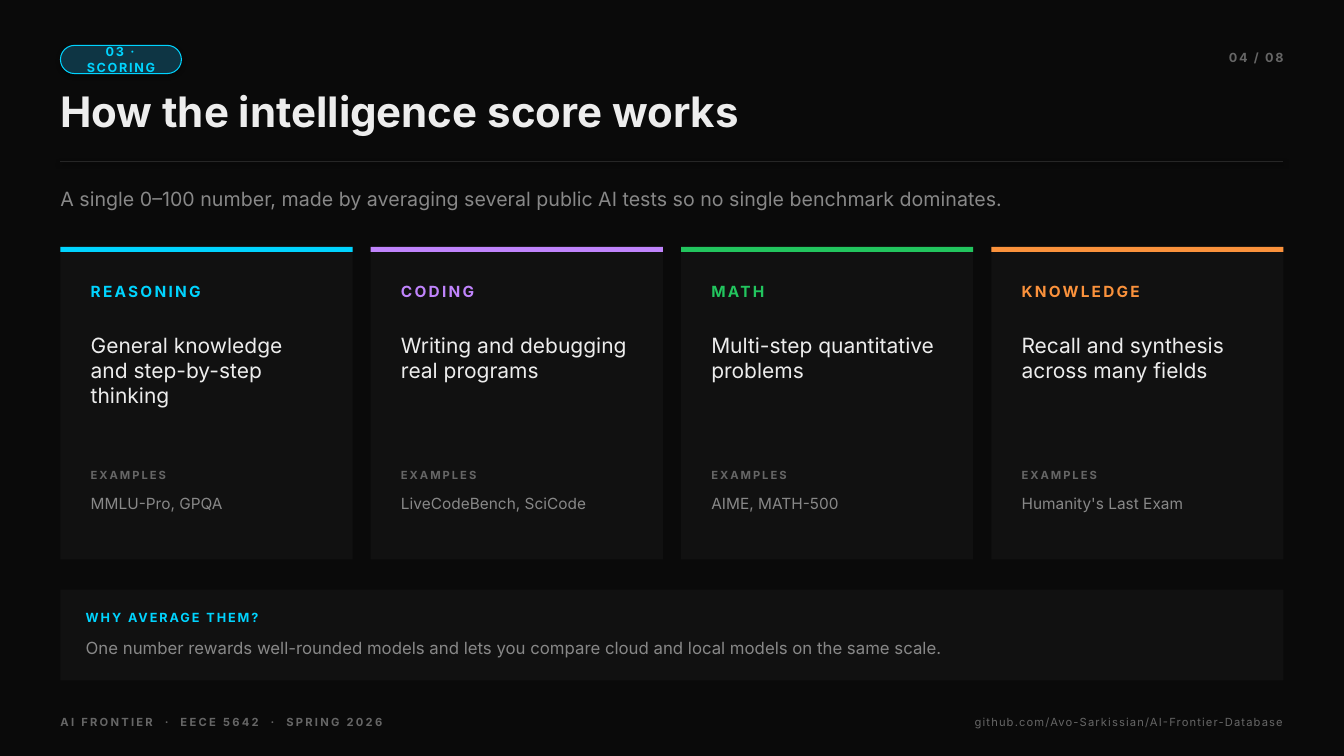
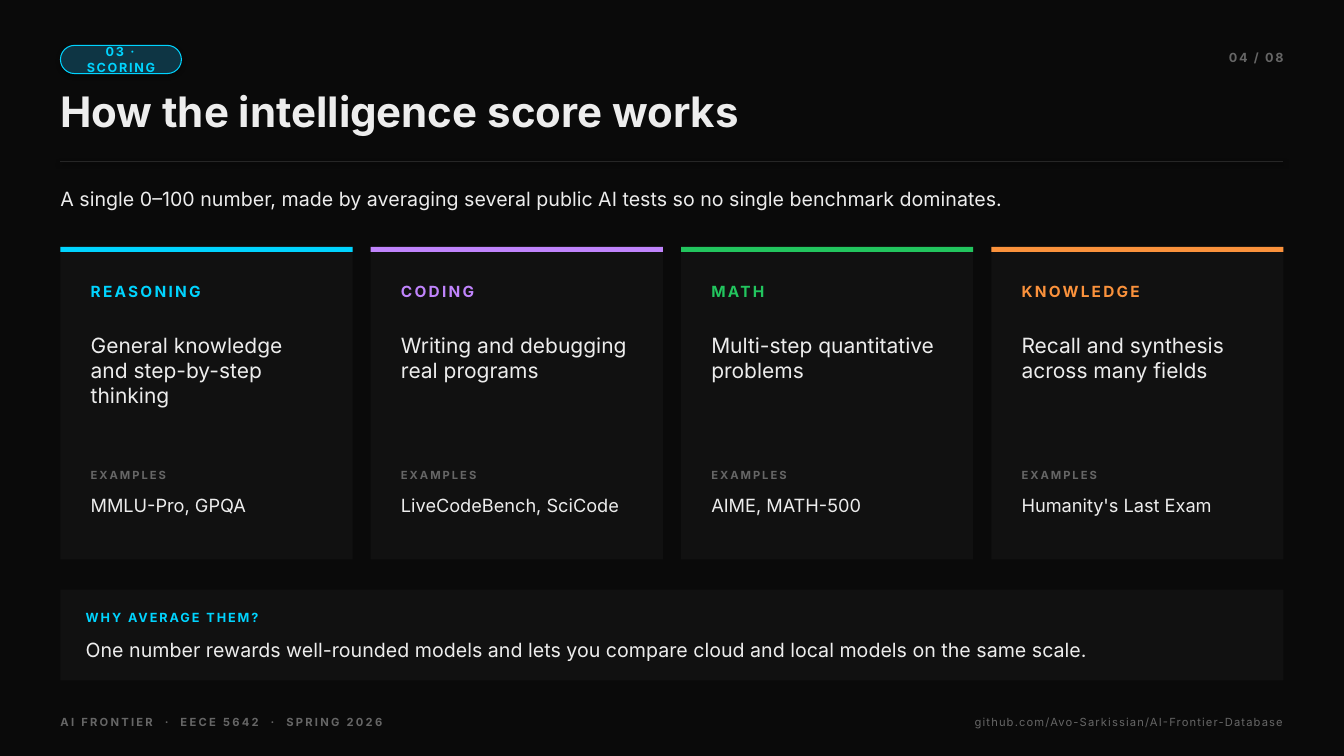
Before and after one commit to Avo-Sarkissian/AI-Frontier-Database, a slide deck: slide 4 of AI_Frontier_Presentation.pptx. Drawn at 1344x756 pixels with LibreOffice and Linux fonts; fonts in the diff are those of the drawing. Boxes give left, top, right and bottom in pixels: in the first picture for what was removed or moved away, otherwise in the second. Text is boxed around its words. In the diff, an @@ line names an element or a change of style, - is before the commit and + after.

```diff
--- a/AI_Frontier_Presentation.pptx
+++ b/AI_Frontier_Presentation.pptx
@@ text "A single 0–100 number, made ..." at (60,191,1002,211): text colour #888888 to #EDEDED @@
@@ size 11 to 13 pt, text colour #888888 to #EDEDED in 4 elements at (91,498,246,515), (401,498,619,515), (711,498,861,515), (1022,498,1212,516) @@
@@ text "One number rewards well-rounded models ..." at (86,642,1087,661): size 12 to 14 pt, text colour #888888 to #EDEDED @@
```
Also in this commit, not shown: 7 other slides changed.
